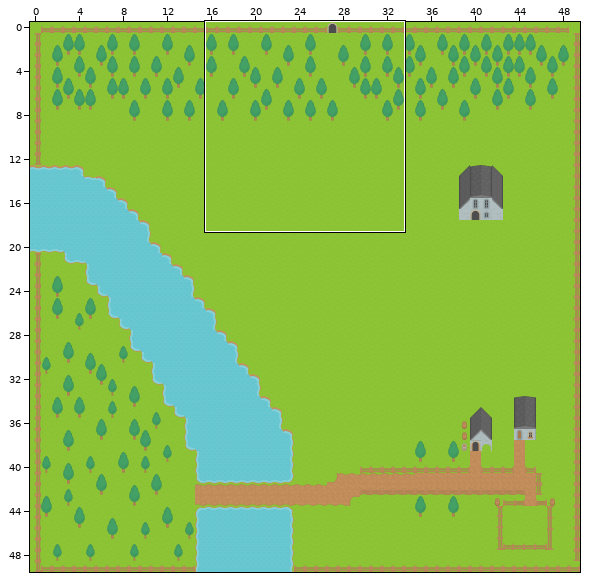
A Tiled map gets an edit: assets/tilemap/SummerQuest.tmx. Above, an overview of the earlier version with the close-up marked.
Close-up. First the earlier version:
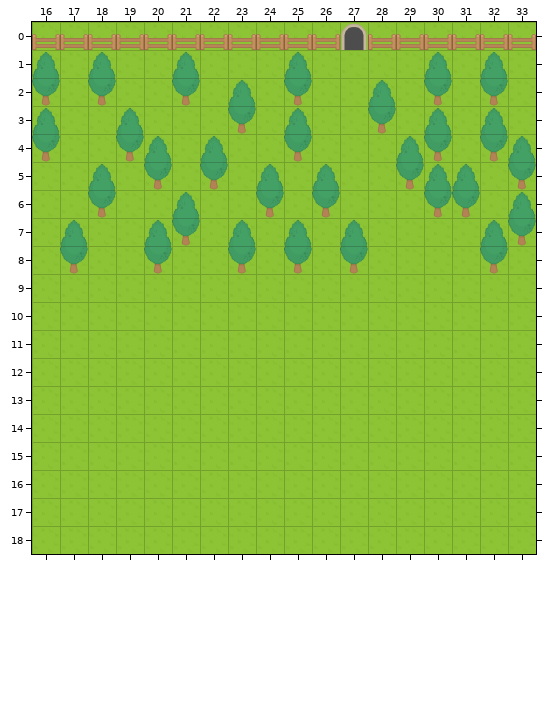
Cells are 64x64 px. Shown: x 16..33, y 0..18. The commit also changed other parts of the map, which this record leaves out.
The same view after the edit:
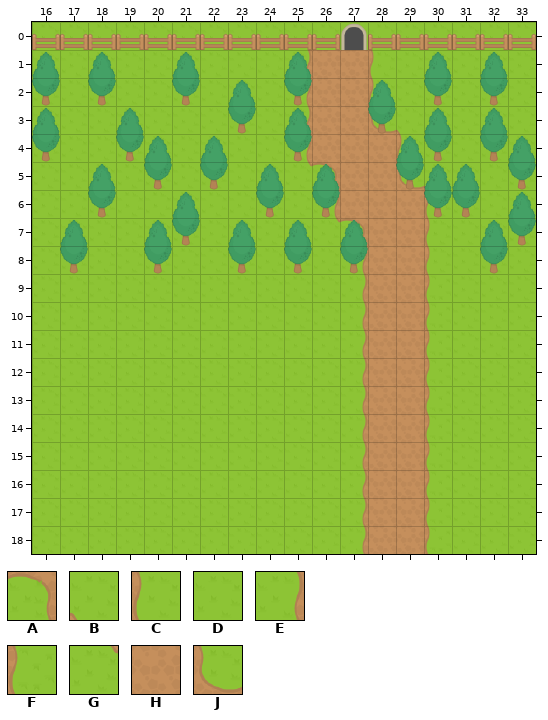
Key: from "RPGpack_sheet": A 2, B 4, C 20, D 21, E 22, F 22 turned 180, G 23, H 26, J 40.
_ is an empty cell.
Diff:
Layer "floor":
y 1..2: x 25..28 DDDD -> EHHC
y 3: x 25..29 DDDDD -> EHHJB
y 4: x 25..29 DDDDD -> EHHHC
y 5: x 25..29 DDDDD -> GAHHJ
y 6: x 26..30 DDDDD -> EHHHC
y 7: x 26..30 DDDDD -> GAHHC
y 8: x 27..30 DDDD -> EHHC
y 9..18: x 27..30 DDDD -> EHHF
